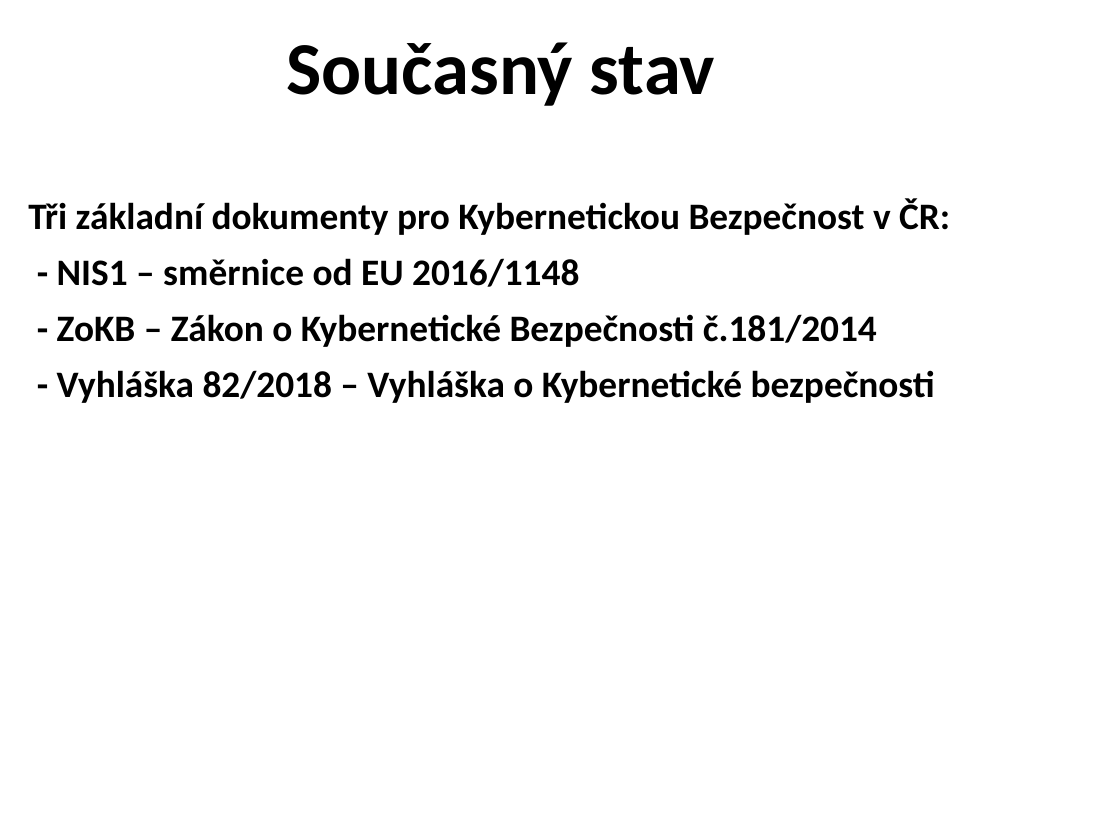
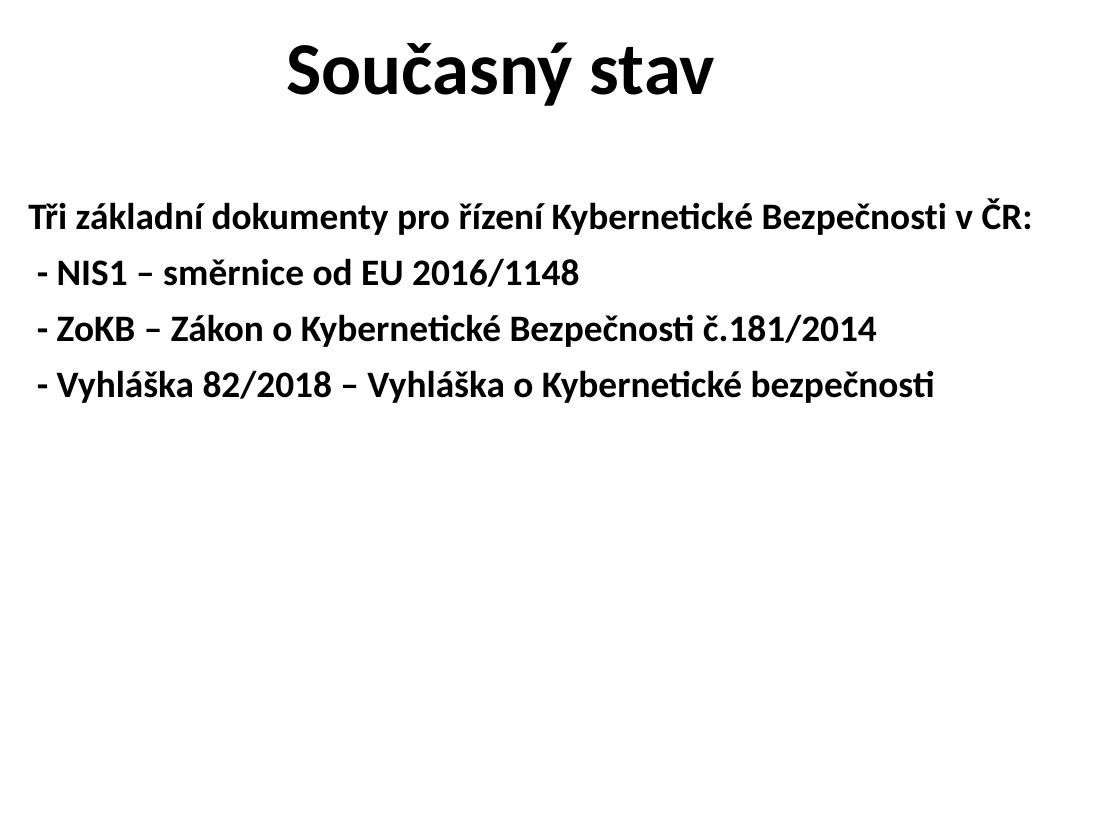
Before and after one commit to zimice/pr4_nis2, a slide deck: slide 4 of NIS2_kochanek.pptx. Drawn at 1120x840 pixels with LibreOffice and Linux fonts; fonts in the diff are those of the drawing; background and template pictures are left out. Boxes give left, top, right and bottom in pixels: in the first picture for what was removed or moved away, otherwise in the second. Text is boxed around its words. In the diff, an @@ line names an element or a change of style, - is before the commit and + after.

```diff
--- a/NIS2_kochanek.pptx
+++ b/NIS2_kochanek.pptx
@@ subtitle at (28, 198, 1033, 235): text changed @@
-Tři základní dokumenty pro Kybernetickou Bezpečnost v ČR:
+Tři základní dokumenty pro řízení Kybernetické Bezpečnosti v ČR:
```
Also in this commit, not shown: 7 other slides changed, 1 slide added.
